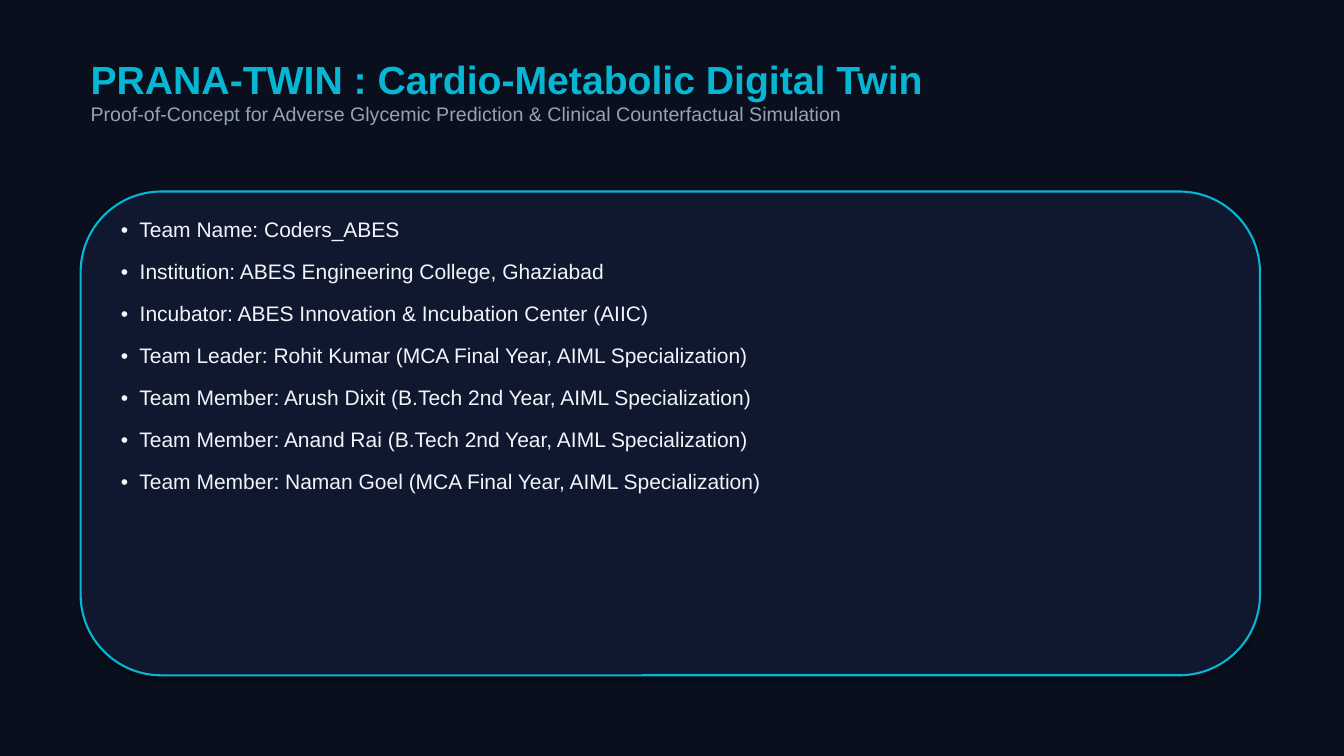
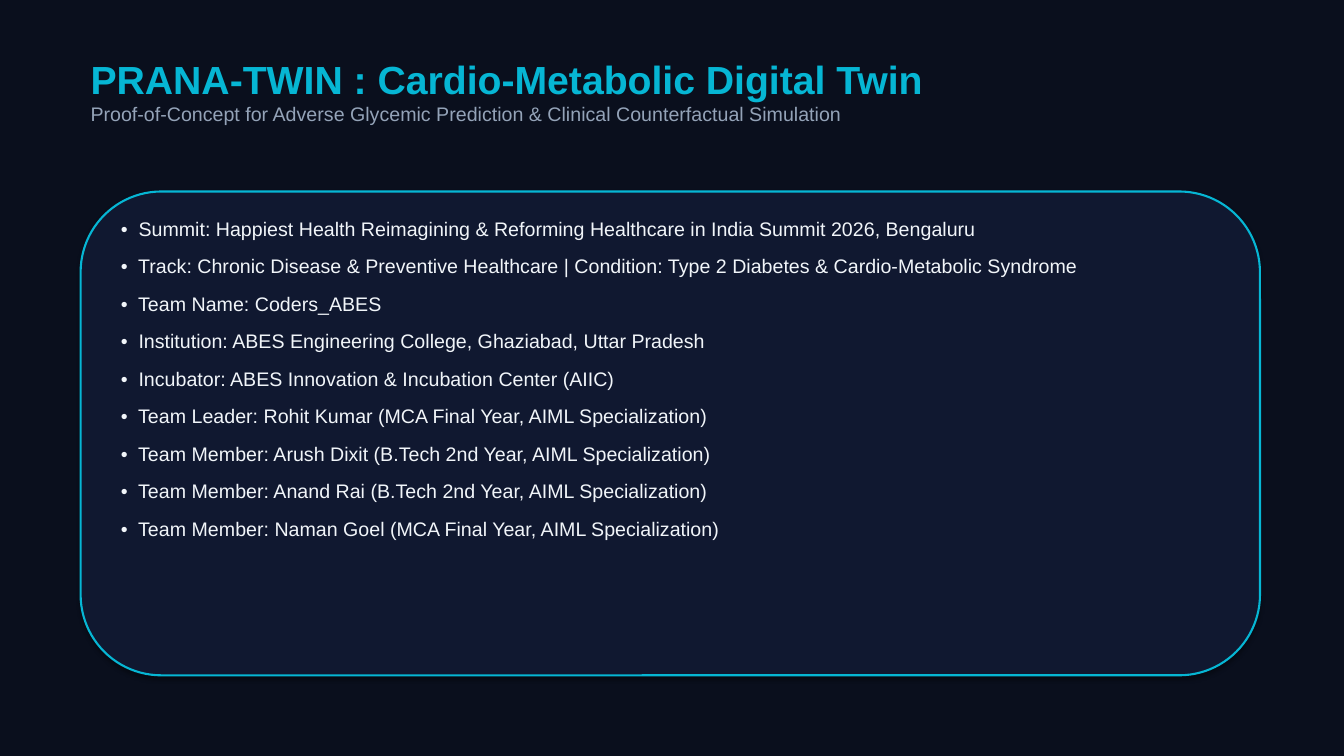
Before and after one commit to Rohit7824567/Twin_challenge, a slide deck: slide 1 of docs/PRANA_TWIN_Summit_Presentation.pptx. Drawn at 1344x756 pixels with LibreOffice and Linux fonts; fonts in the diff are those of the drawing. Boxes give left, top, right and bottom in pixels: in the first picture for what was removed or moved away, otherwise in the second. Text is boxed around its words. In the diff, an @@ line names an element or a change of style, - is before the commit and + after.

Commit message:
Generate fully compatible PPTX and vector PDF deliverables with native slide backgrounds and zero member emails

```diff
--- a/docs/PRANA_TWIN_Summit_Presentation.pptx
+++ b/docs/PRANA_TWIN_Summit_Presentation.pptx
@@ background #FFFFFF to #0A0F1D @@
@@ rectangle removed at <box>0,0,1344,756</box> @@
@@ text at <box>138,221,1076,277</box>: paragraphs added @@
+• Summit: Happiest Health Reimagining & Reforming Healthcare in India Summit 2026, Bengaluru
+• Track: Chronic Disease & Preventive Healthcare | Condition: Type 2 Diabetes & Cardio-Metabolic Syndrome
@@ text at <box>138,296,719,540</box>: size 15 to 14 pt in "• Team Name: Coders_ABES", "• Incubator: ABES Innovation & Incubation Center ...", "• Team Leader: Rohit Kumar (MCA Final ...", "• Team Member: Arush Dixit (B.Tech 2nd ..." and 2 more places; less space between paragraphs @@
@@ text at <box>139,333,705,352</box>: text changed; size 15 to 14 pt @@
-• Institution: ABES Engineering College, Ghaziabad
+• Institution: ABES Engineering College, Ghaziabad, Uttar Pradesh
```
Also in this commit, not shown: 9 other slides changed, 4 other files.
